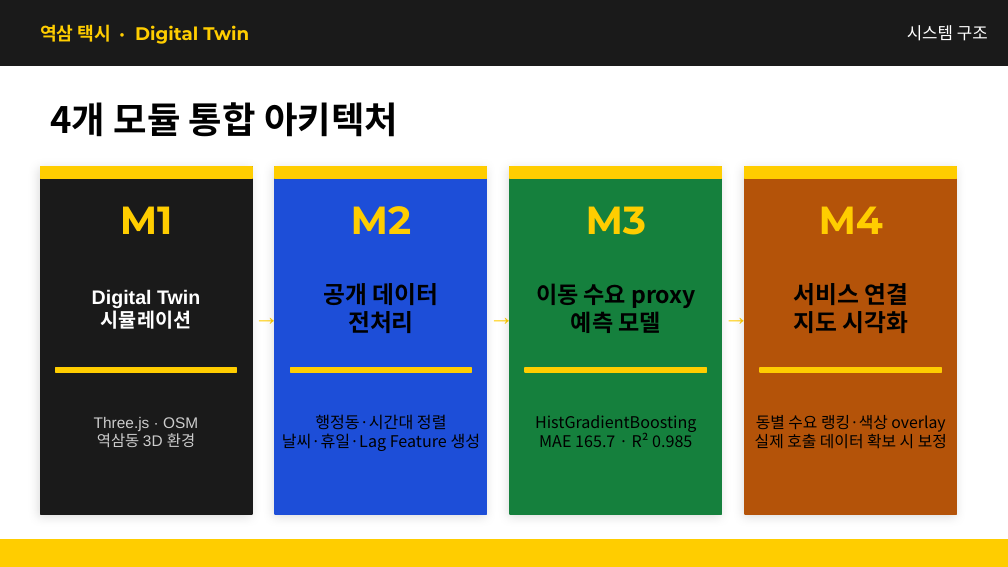
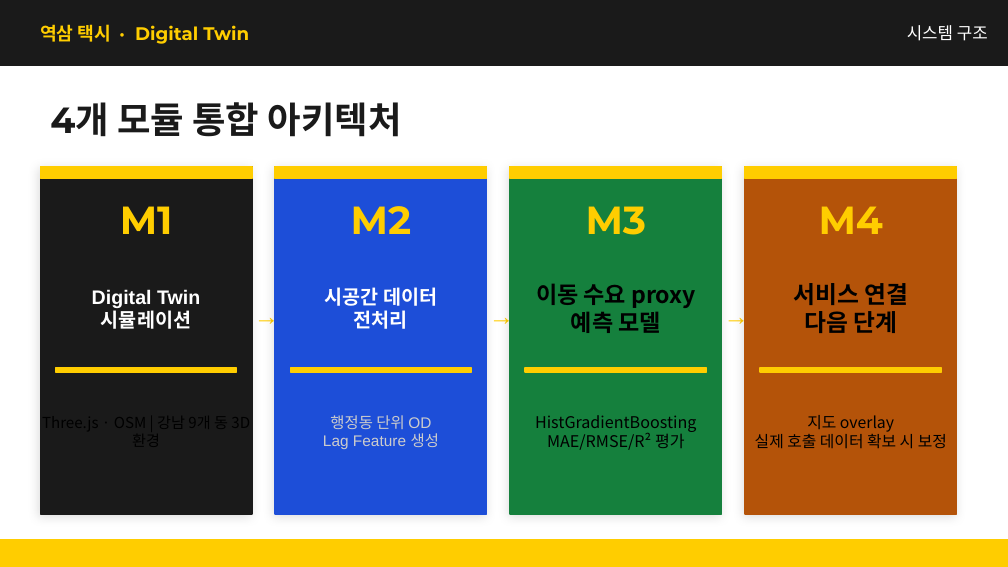
Before and after one commit to kimcanal/yeoksam-taxi, a slide deck: slide 7 of public/a-eye-presentation/A-Eye_midterm_data_collection_forecast.pptx. Drawn at 1008x567 pixels with LibreOffice and Linux fonts; fonts in the diff are those of the drawing. Boxes give left, top, right and bottom in pixels: in the first picture for what was removed or moved away, otherwise in the second. Text is boxed around its words. In the diff, an @@ line names an element or a change of style, - is before the commit and + after.

```diff
--- a/public/a-eye-presentation/A-Eye_midterm_data_collection_forecast.pptx
+++ b/public/a-eye-presentation/A-Eye_midterm_data_collection_forecast.pptx
@@ text "4개 모듈 통합 아키텍처" at box(50, 102, 402, 137): font Noto Sans CJK KR to Montserrat, text colour #000000 to #1A1A1A @@
@@ text at box(325, 287, 437, 306): text changed; size 17 to 14 pt; font Noto Sans CJK KR to Arial; text colour #000000 to #FFFFFF @@
-공개 데이터
+시공간 데이터
@@ text at box(354, 310, 408, 329): size 17 to 14 pt, font Noto Sans CJK KR to Arial, text colour #000000 to #FFFFFF in "전처리" @@
@@ text at box(804, 311, 897, 333): text changed @@
-지도 시각화
+다음 단계
@@ text removed at box(94, 417, 198, 447) @@
-Three.js · OSM
-역삼동 3D 환경
@@ text at box(323, 415, 439, 449): text changed; size 11.5 to 11 pt; font Noto Sans CJK KR to Arial; text colour #000000 to #CCCCCC @@
-행정동·시간대 정렬
-날씨·휴일·Lag Feature 생성
+행정동 단위 OD
+Lag Feature 생성
@@ text at box(807, 415, 894, 432): text changed @@
-동별 수요 랭킹·색상 overlay
+지도 overlay
@@ text at box(547, 433, 685, 450): text changed @@
-MAE 165.7 · R² 0.985
+MAE/RMSE/R² 평가
```
Also in this commit, not shown: 11 other slides changed.
